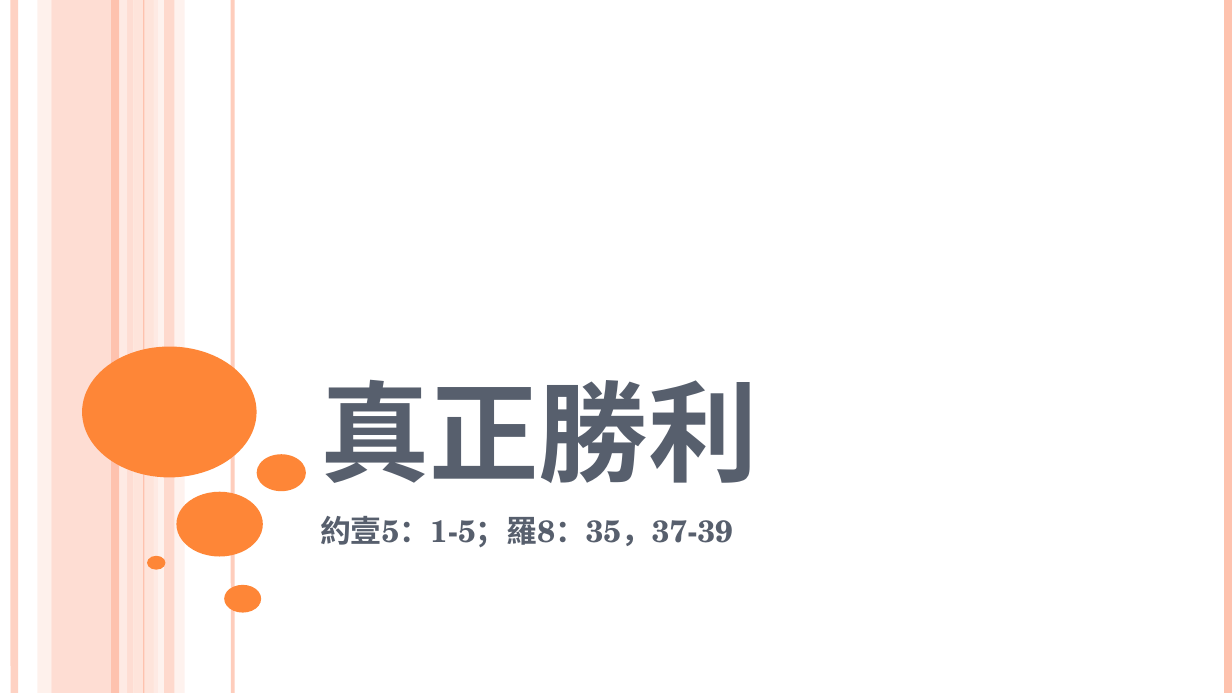
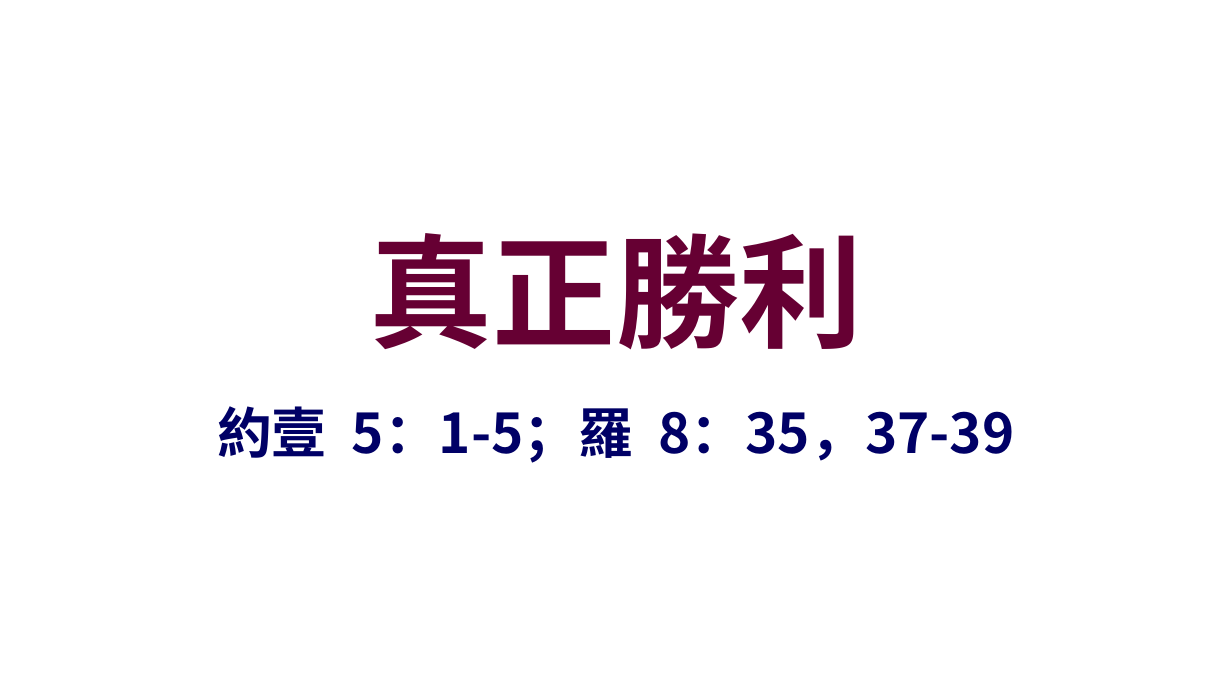
Before and after one commit to batisuoc/worship-resources, a slide deck: slide 1 of 61真正勝利.pptx. Drawn at 1232x693 pixels with LibreOffice and Linux fonts; fonts in the diff are those of the drawing; background and template pictures are left out. Boxes give left, top, right and bottom in pixels: in the first picture for what was removed or moved away, otherwise in the second. Text is boxed around its words. In the diff, an @@ line names an element or a change of style, - is before the commit and + after.

```diff
--- a/61真正勝利.pptx
+++ b/61真正勝利.pptx
@@ line removed from (15, 0) to (15, 692) @@
@@ rectangle removed at (37, 0, 51, 692) @@
@@ rectangle removed at (52, 0, 134, 692) @@
@@ line removed from (115, 0) to (115, 692) @@
@@ line removed from (123, 0) to (123, 692) @@
@@ rectangle removed at (133, 0, 158, 692) @@
@@ line removed from (144, 0) to (144, 692) @@
@@ rectangle removed at (154, 0, 185, 692) @@
@@ rectangle removed at (164, 0, 174, 692) @@
@@ line removed from (233, 0) to (233, 692) @@
@@ line removed from (1228, 0) to (1228, 692) @@
@@ title "真正勝利": place and size @@
-title "真正勝利" at (320, 379, 758, 483)
+title "真正勝利" at (370, 233, 863, 350)
@@ title "真正勝利" at (370, 233, 863, 350): size 80 to 72 pt, font TeX Gyre Schola to Noto Sans CJK SC, text colour #575F6D to #660033, small capitals off; alignment left to centre; vertical alignment bottom to middle @@
@@ ellipse removed at (83, 346, 257, 477) @@
@@ subtitle at (217, 406, 1014, 463): text changed; size 18 to 32 pt; font TeX Gyre Schola to Noto Sans CJK SC; text colour #575F6D to #000066 @@
-約壹5：1-5；羅8：35，37-39
+約壹 5：1-5；羅 8：35，37-39
@@ ellipse removed at (256, 455, 306, 492) @@
@@ ellipse removed at (176, 492, 262, 557) @@
@@ ellipse removed at (147, 556, 165, 569) @@
@@ ellipse removed at (224, 585, 261, 614) @@
```
Also in this commit, not shown: 4 other slides changed, 1 slide added.
